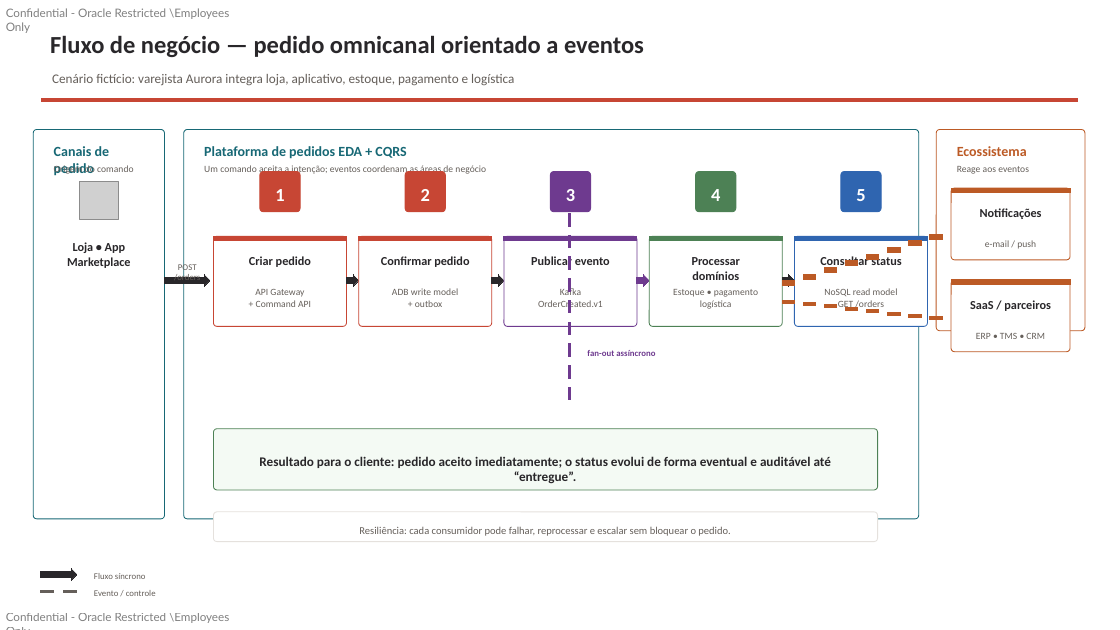
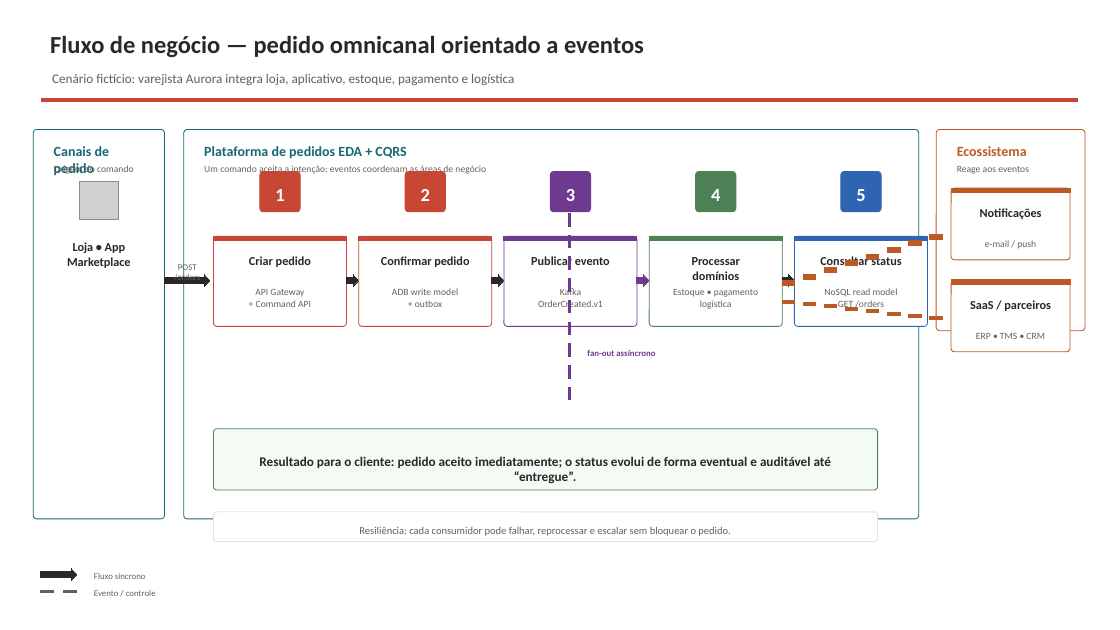
Before and after one commit to SilvioCristiano/EDA-CQRS-OCI, a slide deck: slide 3 of EDA_CQRS_OCI_Arquitetura_Enterprise.pptx. Drawn at 1120x630 pixels with LibreOffice and Linux fonts; fonts in the diff are those of the drawing; grey boxes stand for pictures. Boxes give left, top, right and bottom in pixels: in the first picture for what was removed or moved away, otherwise in the second. Text is boxed around its words. In the diff, an @@ line names an element or a change of style, - is before the commit and + after.

```diff
--- a/EDA_CQRS_OCI_Arquitetura_Enterprise.pptx
+++ b/EDA_CQRS_OCI_Arquitetura_Enterprise.pptx
@@ text removed at (6,8,229,33) @@
-Confidential - Oracle Restricted \Employees Only
@@ text removed at (6,613,229,623) @@
-Confidential - Oracle Restricted \Employees Only
```
Also in this commit, not shown: 2 other slides changed, 1 slide added.
